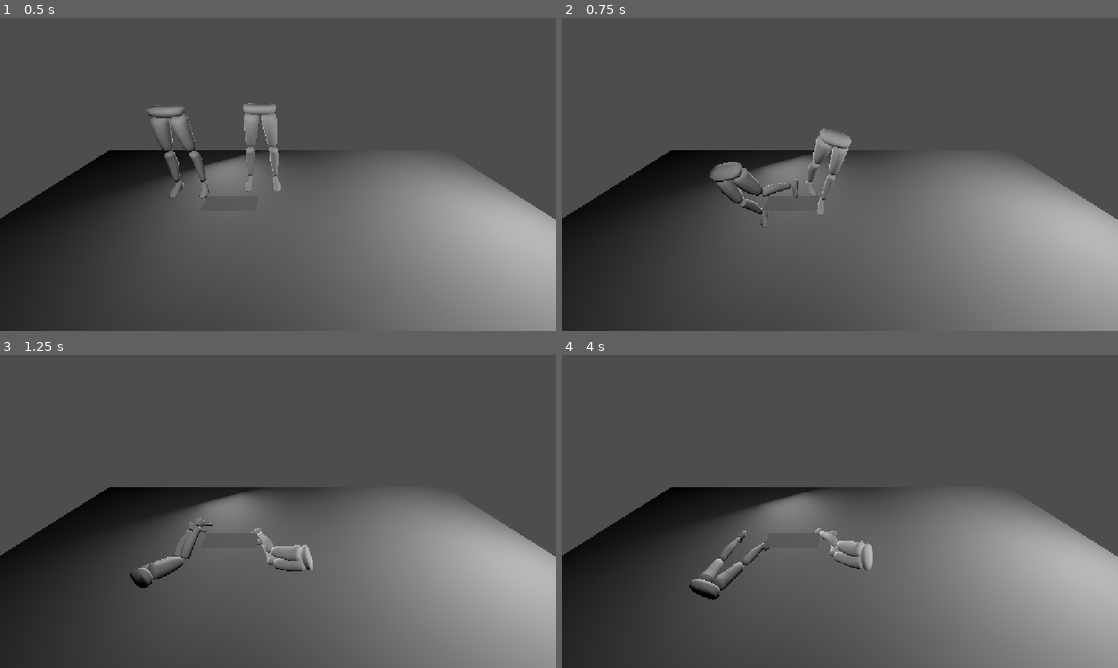
Above: before the commit, frames 1-4 (two rows, left to right).
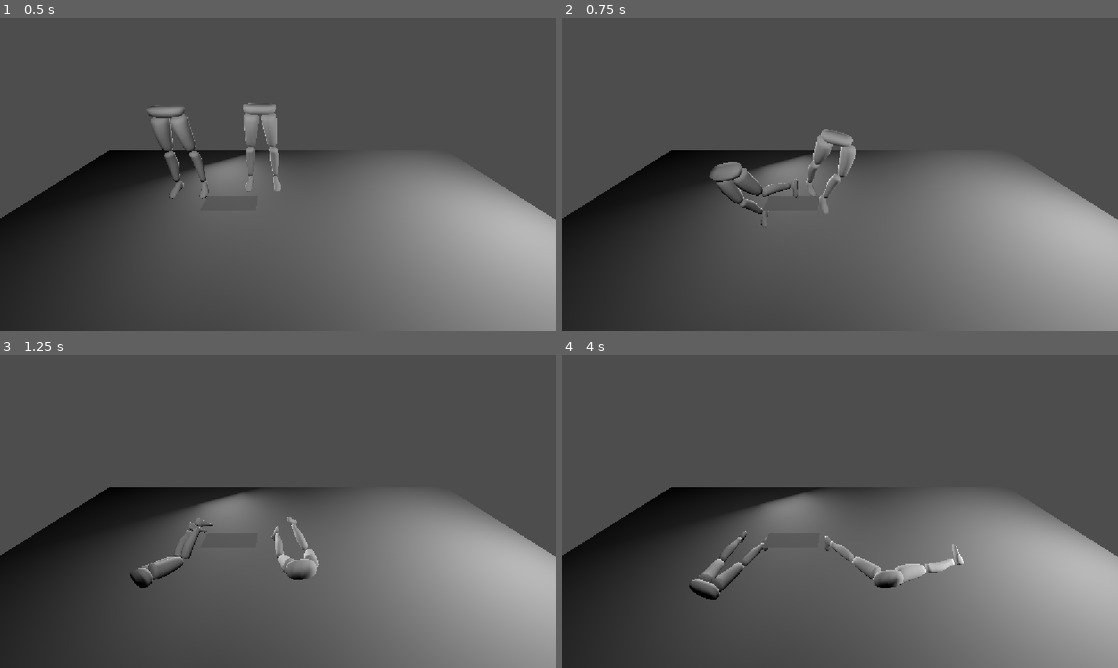
Above: after the commit, the same moments.

Repository: The-MEDINA/SNAP-back
Game: Godot game, scene res://Scenes/characterPrototype.tscn
The game is run twice, just before and just after one commit, with the same random seed, the same clock (stepped at 60 frames per second) and the same inputs.
Inputs (mouse positions are in pixels of both pictures, inside the frame that each line leads up to):
- Up to frame 1 (0.5 s): no input
- Up to frame 2 (0.75 s): move the mouse to (962, 158) at 0.52 s; press the mouse at (962, 158) at 0.53 s; hold D (LeftThumbstickRight) from 0.53 s (still down)
- Up to frame 3 (1.25 s): keep holding D (LeftThumbstickRight)
- Up to frame 4 (4 s): move the mouse to (728, 527) at 1.27 s; release D (LeftThumbstickRight) at 1.28 s; release the mouse at (728, 527) at 1.28 s; hold S (LeftThumbstickDown) 1.28-2.03 s; right-click (728, 527) at 1.35 s; move the mouse to (895, 442) at 2.02 s; press the mouse at (895, 442) at 2.03 s; hold D (LeftThumbstickRight) 2.03-2.78 s; move the mouse to (812, 574) at 2.77 s; release the mouse at (812, 574) at 2.78 s; hold W (LeftThumbstickUp) 2.78-3.53 s; right-click (812, 574) at 2.85 s; move the mouse to (1006, 558) at 3.52 s; press the mouse at (1006, 558) at 3.53 s; hold S (LeftThumbstickDown) from 3.53 s (still down)

Frame 1 is identical in both runs. In frame 2, 0.5% of the frame differs, in the area x 26-53%, y 35-63%; in frame 3, 0.7%; in frame 4, 1.2%, in the area x 23-73%, y 55-79%.

Commit message:
Bone moving!

Diff:
--- a/snap-back/Character/bottom_1.tscn
+++ b/snap-back/Character/bottom_1.tscn
@@ -33,13 +33,13 @@
 [node name="Bottom1" unique_id=623702786 instance=ExtResource("1_3jd42")]
 script = ExtResource("2_bcssu")
 
-[node name="PhysicalBoneSimulator3D" type="PhysicalBoneSimulator3D" parent="ArmatureBottom/Skeleton3D" parent_id_path=PackedInt32Array(908010055) index="1" unique_id=811698593]
+[node name="PhysicalBoneSimulator3D" type="PhysicalBoneSimulator3D" parent="ArmatureBottom/Skeleton3D" parent_id_path=PackedInt32Array(1387098820) index="1" unique_id=811698593]
 
 [node name="Physical Bone RootHip" type="PhysicalBone3D" parent="ArmatureBottom/Skeleton3D/PhysicalBoneSimulator3D" index="0" unique_id=689068339]
-transform = Transform3D(0.08975667, -0.99596375, -3.2247107e-07, -1.4106462e-05, -1.5950582e-06, 1, -0.99596375, -0.08975667, -1.4192691e-05, 1.0742895e-08, -0.055213884, 0.02947798)
+transform = Transform3D(0.08975667, -0.99596375, -3.2487722e-07, -1.4079655e-05, -1.5950582e-06, 1, -0.99596375, -0.08975667, -1.4165992e-05, 1.0742895e-08, -0.055213884, 0.02947798)
 visible = false
-joint_offset = Transform3D(1, 0, 0, 0, 1, 0, 0, 0, 1, 4.5705835e-09, 6.7055863e-09, 0.013876021)
-body_offset = Transform3D(1, -5.9604645e-08, -3.2938715e-07, -3.2938715e-07, 3.3523975e-09, -1, 0, 1, 3.3512606e-09, 0, 0.013876021, -6.7520887e-09)
+joint_offset = Transform3D(1, 0, 0, 0, 1, 0, 0, 0, 1, 4.942563e-09, 6.7055863e-09, 0.013876021)
+body_offset = Transform3D(1, -5.9604645e-08, -3.561945e-07, -3.561945e-07, 3.3523975e-09, -1, 0, 1, 3.3512606e-09, 0, 0.013876021, -6.7520887e-09)
 mass = 0.5
 bone_name = "RootHip"
 
@@ -48,10 +48,10 @@
 shape = SubResource("BoxShape3D_wfeev")
 
 [node name="Physical Bone HipL" type="PhysicalBone3D" parent="ArmatureBottom/Skeleton3D/PhysicalBoneSimulator3D" index="1" unique_id=145298632]
-transform = Transform3D(-4.598264e-08, -1.6505436e-07, -1, 0.99596256, 0.08977063, -6.061401e-08, 0.08977063, -0.99596256, 1.6026003e-07, 0.045594558, -0.069089904, 0.02947818)
+transform = Transform3D(-4.598264e-08, -1.6421663e-07, -1, 0.99596256, 0.08977063, -6.053881e-08, 0.08977063, -0.99596256, 1.5942568e-07, 0.045594558, -0.069089904, 0.02947818)
 joint_type = 3
-joint_offset = Transform3D(1, 0, 0, 0, 1, 0, 0, 0, 1, 4.1437392e-10, 7.661793e-09, 0.04559455)
-body_offset = Transform3D(1, -4.5448542e-07, -9.088158e-09, 1.3622108e-08, 3.6111288e-08, -1.0000001, 5.066395e-07, 1, -4.632412e-09, 0, 0.045594554, -7.450581e-09)
+joint_offset = Transform3D(1, 0, 0, 0, 1, 0, 0, 0, 1, 4.14374e-10, 7.623597e-09, 0.04559455)
+body_offset = Transform3D(1, -4.5448542e-07, -9.08816e-09, 1.3622108e-08, 3.6949018e-08, -1.0000001, 5.066395e-07, 1, -3.794682e-09, 0, 0.045594554, -7.450581e-09)
 bone_name = "HipL"
 joint_constraints/angular_limit_enabled = true
 joint_constraints/angular_limit_upper = 90.0
@@ -66,11 +66,11 @@
 disabled = true
 
 [node name="Physical Bone ThighL" type="PhysicalBone3D" parent="ArmatureBottom/Skeleton3D/PhysicalBoneSimulator3D" index="2" unique_id=138587844]
-transform = Transform3D(0.100157194, -0.9901095, -0.098242946, 0.1197091, -0.08603075, 0.9890745, -0.9877441, -0.11082349, 0.1099085, 0.11058243, -0.2643342, 0.0077820458)
+transform = Transform3D(0.100157194, -0.9901095, -0.098242946, 0.1197091, -0.08603075, 0.9890745, -0.9877441, -0.11082349, 0.109908506, 0.11058243, -0.2643342, 0.0077820458)
 visible = false
 joint_type = 2
-joint_offset = Transform3D(1, 0, 0, 0, 1, 0, 0, 0, 1, -7.9420595e-08, 6.260376e-08, 0.19740099)
-body_offset = Transform3D(1.0000001, -3.7252903e-08, 4.0233135e-07, 3.427267e-07, -2.8871e-07, -1, 0, 1.0000002, -2.7939677e-07, 0, 0.19740099, -7.450581e-09)
+joint_offset = Transform3D(1, 0, 0, 0, 1, 0, 0, 0, 1, -8.089135e-08, 6.2419915e-08, 0.19740099)
+body_offset = Transform3D(1.0000001, -3.7252903e-08, 4.0978193e-07, 3.427267e-07, -2.8871e-07, -1, 0, 1.0000002, -2.7846545e-07, 0, 0.19740099, -7.450581e-09)
 bone_name = "ThighL"
 joint_constraints/swing_span = 45.0
 joint_constraints/twist_span = 90.0
@@ -83,12 +83,12 @@
 shape = SubResource("CapsuleShape3D_wfeev")
 
 [node name="Physical Bone CalfL" type="PhysicalBone3D" parent="ArmatureBottom/Skeleton3D/PhysicalBoneSimulator3D" index="3" unique_id=1793242508]
-transform = Transform3D(0.04556067, 0.010271612, -0.99890876, 0.11168428, -0.99373055, -0.0051243957, -0.9926988, -0.11132894, -0.046422206, 0.14212614, -0.6643913, -0.03994967)
+transform = Transform3D(0.04556067, 0.010271612, -0.99890876, 0.11168428, -0.99373055, -0.005124396, -0.9926988, -0.11132894, -0.046422202, 0.14212614, -0.6643913, -0.03994967)
 visible = false
 joint_type = 3
 joint_offset = Transform3D(0.99999106, 2.7755356e-17, -7.450558e-09, 0, 0.9999921, 3.725279e-09, 7.450514e-09, -3.7252608e-09, 0.99999696, -0.0035247114, -0.20655201, 0.009878954)
 joint_rotation = Vector3(-3.7252903e-09, -7.450581e-09, 0)
-body_offset = Transform3D(0.9984643, -0.019517764, -0.05184739, 0.017042324, 0.99871314, -0.04776425, 0.05271291, 0.04680733, 0.9975123, 6.3329935e-08, 0.20681813, -4.3213367e-07)
+body_offset = Transform3D(0.9984643, -0.019517764, -0.051847387, 0.017042324, 0.99871314, -0.047764253, 0.05271291, 0.04680733, 0.9975123, 6.3329935e-08, 0.20681813, -4.3213367e-07)
 friction = 0.1
 bounce = 0.1
 bone_name = "CalfL"
@@ -104,10 +104,10 @@
 shape = SubResource("CapsuleShape3D_r8iig")
 
 [node name="Physical Bone HipR" type="PhysicalBone3D" parent="ArmatureBottom/Skeleton3D/PhysicalBoneSimulator3D" index="4" unique_id=121936568]
-transform = Transform3D(-9.3783775e-08, -6.457254e-08, 1, -0.089771144, 0.9959625, 5.5892745e-08, -0.99596244, -0.08977115, -9.920186e-08, -0.045594547, -0.06909003, 0.029478291)
+transform = Transform3D(-9.399321e-08, -6.436311e-08, 1, -0.089771144, 0.9959625, 5.5665353e-08, -0.99596244, -0.08977115, -9.939165e-08, -0.045594547, -0.06909003, 0.029478291)
 joint_type = 3
-joint_offset = Transform3D(1, 0, 0, 0, 1, 0, 0, 0, 1, 9.558815e-08, 1.3361094e-07, 0.045594554)
-body_offset = Transform3D(1, -7.450581e-09, 6.8693424e-08, -3.0737723e-09, -7.139305e-09, -1, 0, 1.0000001, 1.09551666e-08, -9.872019e-08, 0.045594554, -1.3411045e-07)
+joint_offset = Transform3D(1, 0, 0, 0, 1, 0, 0, 0, 1, 9.55786e-08, 1.3362049e-07, 0.045594554)
+body_offset = Transform3D(1, -7.450581e-09, 6.8902864e-08, -2.8643399e-09, -7.3487376e-09, -1, 0, 1.0000001, 1.0745732e-08, -9.872019e-08, 0.045594554, -1.3411045e-07)
 bone_name = "HipR"
 joint_constraints/angular_limit_enabled = true
 joint_constraints/angular_limit_upper = 90.0
--- a/snap-back/Scenes/characterPrototype.tscn
+++ b/snap-back/Scenes/characterPrototype.tscn
@@ -1,5 +1,6 @@
 [gd_scene format=3 uid="uid://canlw72q1pqdt"]
 
+[ext_resource type="Script" uid="uid://cfu1b0fs0y1b4" path="res://Scripts/characterController.gd" id="1_53enj"]
 [ext_resource type="PackedScene" uid="uid://b4rd8a8jyeqrj" path="res://Character/bottom_1.tscn" id="1_xxusg"]
 
 [sub_resource type="BoxShape3D" id="BoxShape3D_tai1n"]
@@ -7,7 +8,9 @@
 
 [sub_resource type="PlaneMesh" id="PlaneMesh_nmfcv"]
 
-[node name="CharacterPrototype" type="Node3D" unique_id=478308979]
+[node name="CharacterPrototype" type="Node3D" unique_id=478308979 node_paths=PackedStringArray("body")]
+script = ExtResource("1_53enj")
+body = NodePath("Bottom2")
 
 [node name="Bottom2" parent="." unique_id=623702786 instance=ExtResource("1_xxusg")]
 transform = Transform3D(1, 0, 0, 0, 1, 0, 0, 0, 1, -0.17979145, 1.0486263, 0)
--- /dev/null
+++ b/snap-back/Scripts/characterController.gd
@@ -0,0 +1,21 @@
+extends Node
+
+@export var body: Node
+var boneSim: PhysicalBoneSimulator3D
+var leftThigh: PhysicalBone3D
+
+# Called when the node enters the scene tree for the first time.
+func _ready() -> void:
+	boneSim = $Bottom2/ArmatureBottom/Skeleton3D/PhysicalBoneSimulator3D
+	leftThigh = boneSim.get_node('Physical Bone ThighL') as PhysicalBone3D
+
+# Called every frame. 'delta' is the elapsed time since the previous frame.
+func _process(delta: float) -> void:
+	pass
+
+# Runs on physics tick
+func _physics_process(delta: float) -> void:
+	var leftThumbstick = Input.get_vector("LeftThumbstickLeft", "LeftThumbstickRight", "LeftThumbstickDown", "LeftThumbstickUp")
+	var rightThumbstick = Input.get_vector("RightThumbstickLeft", "RightThumbstickRight", "RightThumbstickDown", "RightThumbstickUp")
+	leftThigh.global_position = leftThigh.global_position + Vector3(leftThumbstick.x, leftThumbstick.y, 0.0) * delta
+	pass
Not shown, added: snap-back/Scripts/characterController.gd.uid
